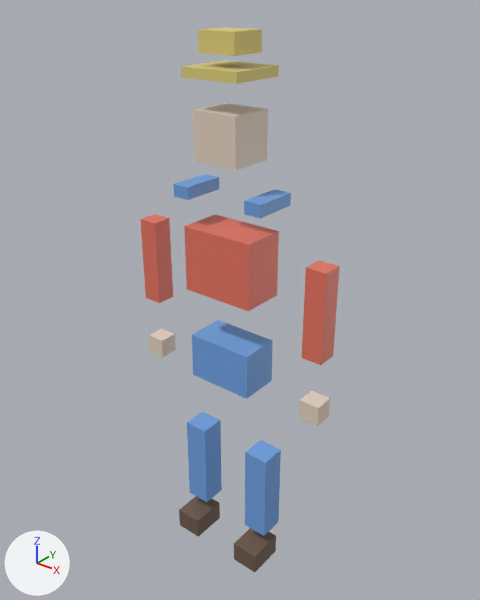
Renders of the glTF model assets/farmer.glb from each side of a commit.
Both versions are drawn from a camera (50 mm lens) standing at (62.9, -76.4, 101.0) and looking at (0.0, 2.2, 52.2). The lights are fixed; the arrows at lower left show +X, +Y and +Z. The picture after the commit comes second. Vertices at exactly the same position are counted once.

Objects in the first picture: 'farmer'.
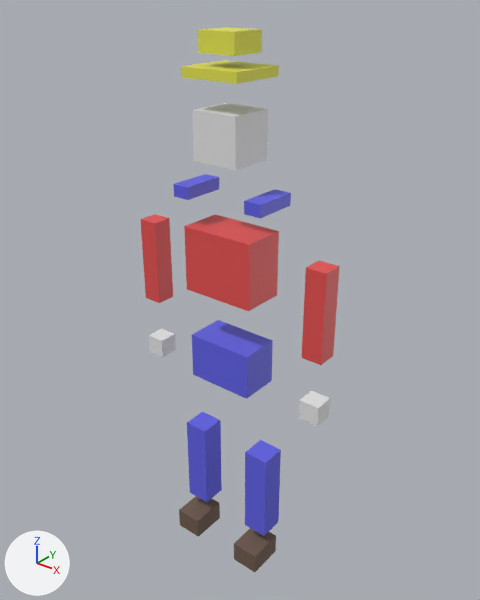
What differs and where, as boxes (x1, y1, x2, y2) in the pictures (480 x 600 px):
part 1 of me_cube, recoloured: (173, 174, 291, 536) in both
part 2 of me_cube, recoloured: (140, 214, 340, 365) in both
part 3 of me_cube, recoloured: (148, 103, 330, 426) in both
part 4 of me_cube, recoloured: (181, 27, 279, 84) in both

The edits, one by one:
me_cube has 120 vertices, 180 faces and spans x -18.8..18.8, y -5.2..4.8, z 2.0..94.5.
me_cube is used by ob_farmer; location (0.0, 0.0, 0.0).
me_cube part 1: 60 faces centred in x -9.2..9.2, y -3.8..3.8, z 8.5..72.0 are repainted in the vertex colours; the middle colour goes from blue #7cb3f9 to blue #6c6cff.
me_cube part 2: 36 faces centred in x -18.8..18.8, y -3.8..3.8, z 48.5..65.5 are repainted in the vertex colours; the middle colour goes from red #ff816c to red #ff5959.
me_cube part 3: 36 faces centred in x -18.8..18.8, y -3.8..3.8, z 37.2..83.8 are repainted in the vertex colours; the middle colour goes from pale yellow #fdead7 to white #ffffff.
me_cube part 4: 24 faces centred in x -5.0..5.0, y -4.8..4.8, z 88.2..94.5 are repainted in the vertex colours; the middle colour goes from yellow #f9e789 to yellow #ffff59.
